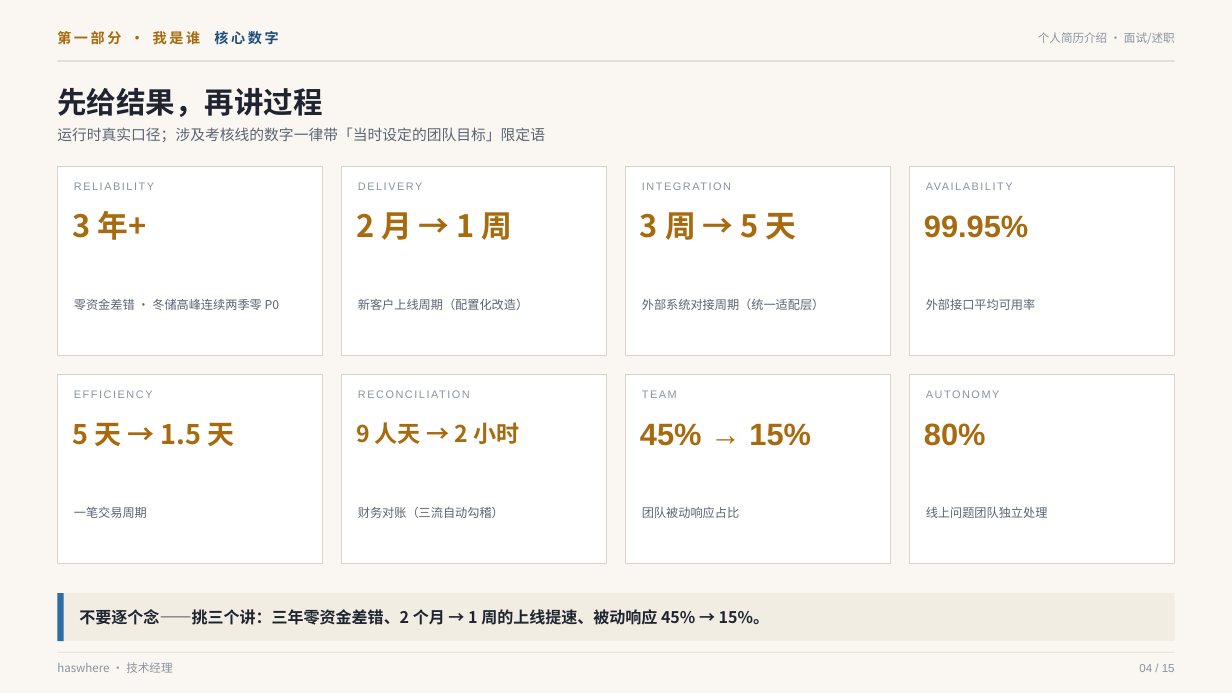
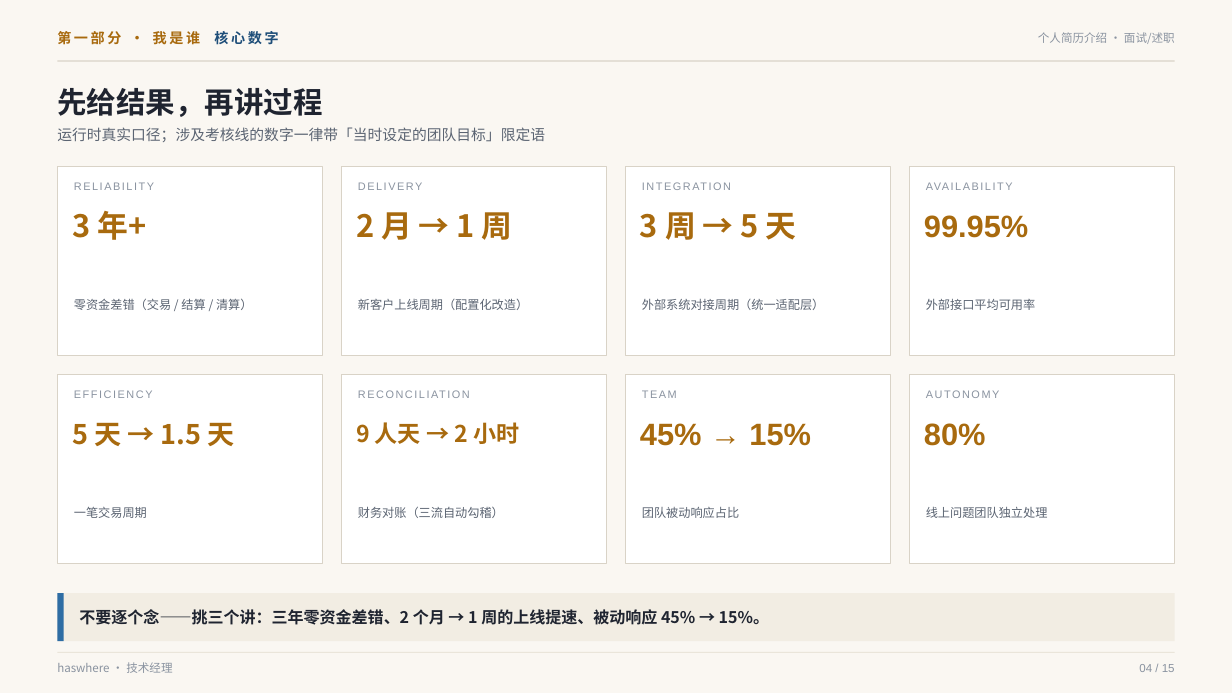
Before and after one commit to qq940043871/personal-investment-notes, a slide deck: slide 4 of 01-个人简历/07-面试介绍PPT/面试自我介绍-haswhere.pptx. Drawn at 1232x693 pixels with LibreOffice and Linux fonts; fonts in the diff are those of the drawing. Boxes give left, top, right and bottom in pixels: in the first picture for what was removed or moved away, otherwise in the second. Text is boxed around its words. In the diff, an @@ line names an element or a change of style, - is before the commit and + after.

Commit message:
docs: 删除「冬储高峰连续两季零 P0」业绩表述，重导 PPT 与 PDF
- 简历/面试计划/技术管理三类文档统一移除该表述，保留 P95 200ms 等其余口径
- build-deck.mjs、build-intro.mjs 与 index.html 同步修改
- 三个 pptx 成品按新文案改写，render 目录两份 PDF 重新导出

```diff
--- a/01-个人简历/07-面试介绍PPT/面试自我介绍-haswhere.pptx
+++ b/01-个人简历/07-面试介绍PPT/面试自我介绍-haswhere.pptx
@@ text at [74, 299, 252, 310]: text changed @@
-零资金差错 · 冬储高峰连续两季零 P0
+零资金差错（交易 / 结算 / 清算）
```
Also in this commit, not shown: 16 other files.
